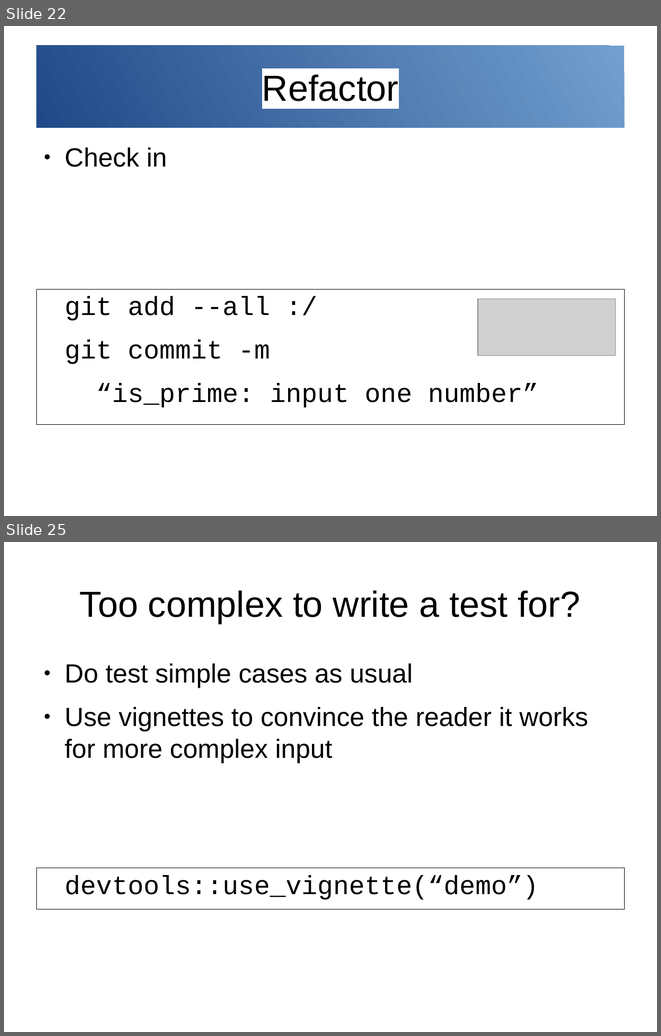
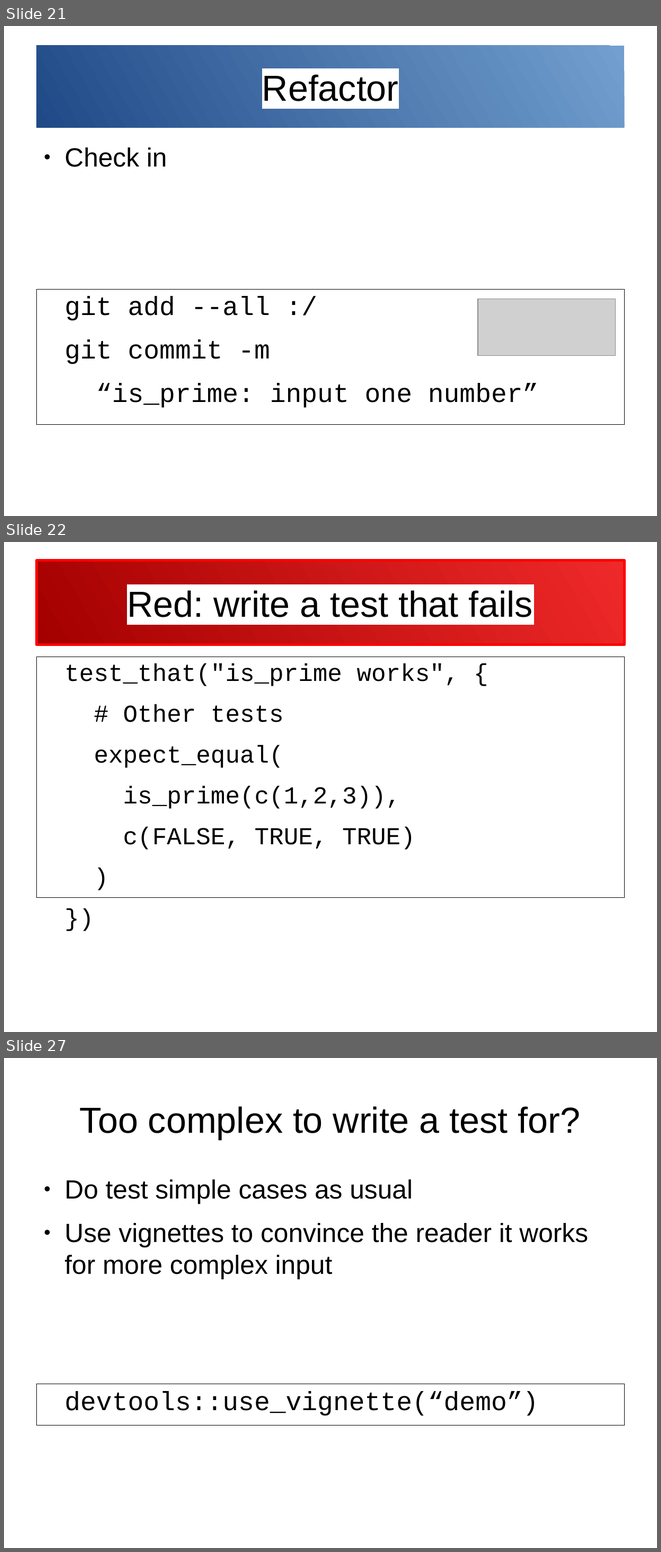
Before and after one commit to richelbilderbeek/PresentationsAboutR, a slide deck: TestDrivenDevelopment/TestDrivenDevelopment.odp. Shown one above the other, each under a label of ours: slides 22 and 25 before the commit, slides 21, 22 and 27 after it; the slides between them are not shown. The pictures are 661x1036 and 661x1552 pixels, drawn with LibreOffice and Linux fonts; fonts in the diff are those of the drawing; grey boxes stand for pictures. Boxes give left, top, right and bottom in pixels: in the first picture for what was removed or moved away, otherwise in the second. Text is boxed around its words. In the diff, an @@ line names an element or a change of style, - is before the commit and + after.

```diff
--- a/TestDrivenDevelopment/TestDrivenDevelopment.odp
+++ b/TestDrivenDevelopment/TestDrivenDevelopment.odp
@@ slide 22 added at [4, 542, 657, 1032], background #FFFFFF @@
@@ title added at [36, 561, 625, 644], fill gradient #EF2929 to #A40000, outline #FF0000 3 pt, 44 pt, text #000000 @@
+Red: write a test that fails
@@ text added at [36, 656, 625, 898], outline #000000 0 pt, 29.6 pt, text #000000 @@
+test_that("is_prime works", {
+# Other tests
+expect_equal(
+is_prime(c(1,2,3)),
+c(FALSE, TRUE, TRUE)
+)
+})
@@ what was slide 22 is now slide 21 @@
@@ what was slide 25 is now slide 27 @@
```
Also in this commit, not shown: 3 slides changed, 2 other slides added, 2 slides removed, 1 other file.
